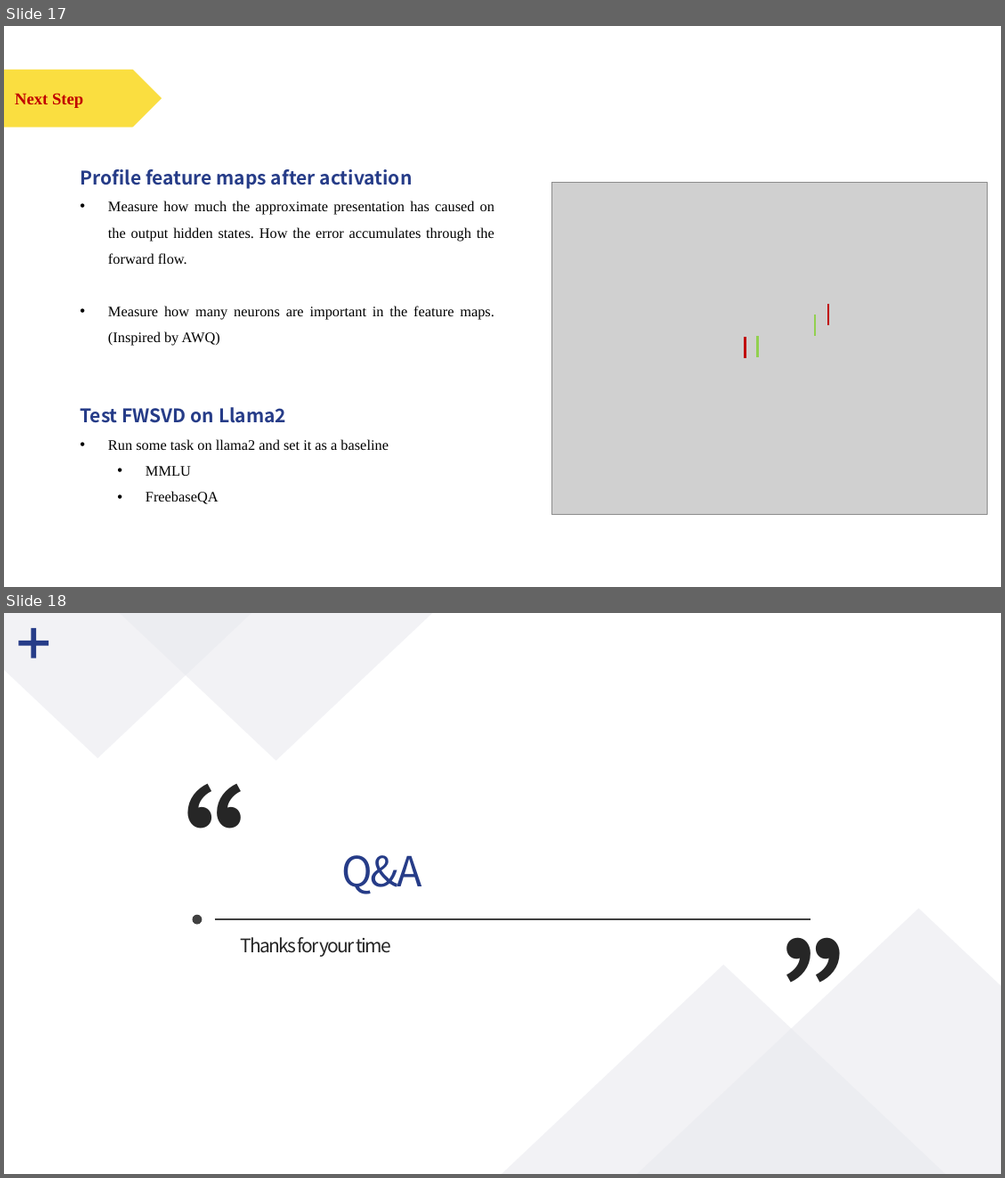
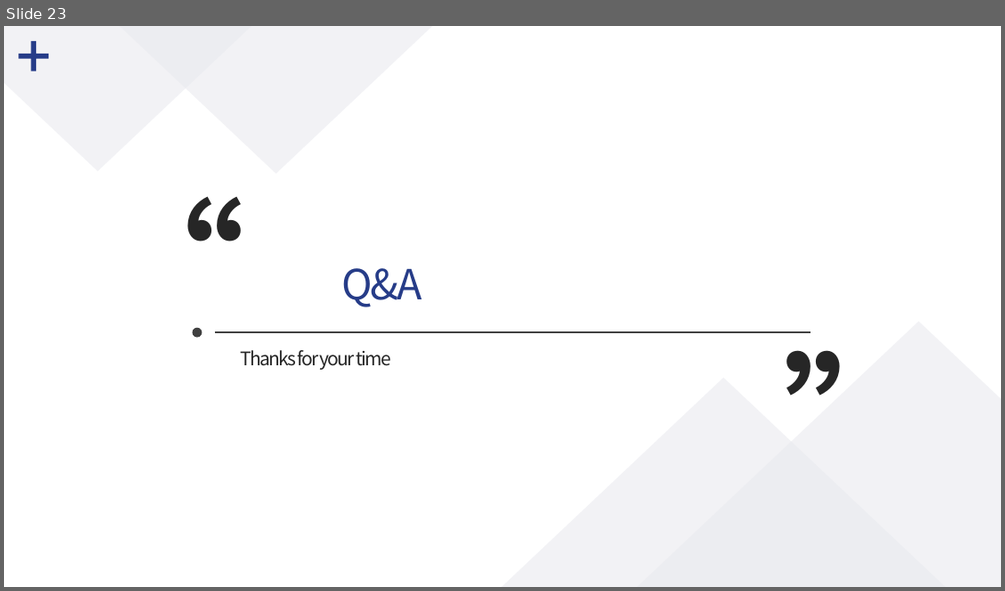
Before and after one commit to polarispw/MSBD5014-IP, a slide deck: docs/Matrix Factorization & LLM Compression.pptx. Shown one above the other, each under a label of ours: slides 17 and 18 before the commit, slide 23 after it. The pictures are 1005x1178 and 1005x591 pixels, drawn with LibreOffice and Linux fonts; fonts in the diff are those of the drawing; grey boxes stand for pictures. Boxes give left, top, right and bottom in pixels: in the first picture for what was removed or moved away, otherwise in the second. Text is boxed around its words. In the diff, an @@ line names an element or a change of style, - is before the commit and + after.

Commit message:
baseline
finish svd and fwsvd

```diff
--- a/docs/Matrix Factorization & LLM Compression.pptx
+++ b/docs/Matrix Factorization & LLM Compression.pptx
@@ slide 17 removed at <box>4,26,1001,587</box>, background #FFFFFF @@
@@ pentagon arrow removed at <box>4,70,162,127</box> @@
@@ pentagon arrow removed at <box>4,70,161,127</box> @@
@@ text removed at <box>15,93,113,108</box> @@
-CPU设计
@@ text removed at <box>15,93,83,108</box> @@
-Next Step
@@ text removed at <box>80,169,494,346</box> @@
-Profile feature maps after activation
-• Measure how much the approximate presentation has caused on the output hidden states. How the error accumulates through the forward flow.
-• Measure how many neurons are important in the feature maps. (Inspired by AWQ)
@@ picture removed at <box>551,183,987,515</box> @@
@@ line removed from (816, 314) to (816, 336) @@
@@ line removed from (829, 304) to (829, 325) @@
@@ line removed from (745, 338) to (745, 359) @@
@@ line removed from (758, 336) to (758, 357) @@
@@ text removed at <box>80,407,388,504</box> @@
-Test FWSVD on Llama2
-• Run some task on llama2 and set it as a baseline
-  • MMLU
-  • FreebaseQA
@@ what was slide 18 is now slide 23 @@
```
Also in this commit, not shown: 3 slides changed, 8 slides added, 2 other slides removed, 47 other files.
